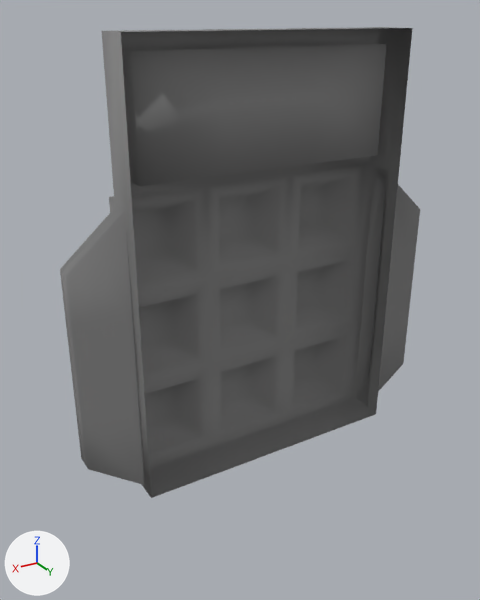
The FBX model Assets/3D Assets/Keypad.fbx as it was, and as the next commit left it.
Before and after are seen from a 50 mm camera at (0.352, 0.553, 0.232) aimed at (0.015, -0.009, -0.049). Every picture has the same lights, and +X, +Y and +Z are marked at lower left. Where no turn or scale is listed for an object, it has been applied to the vertices.

The first picture shows 'Keypad_low001'.
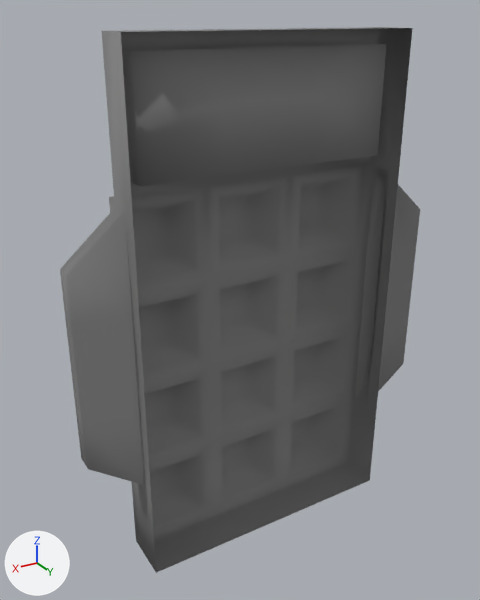
Boxes [x1, y1, x2, y2] around the edits, measured in the pictures (480 x 600 px):
'Keypad_low001', reshaped (16% taller)
    before: [60, 27, 420, 498]
    after: [60, 27, 420, 573]
part 1 of me_mesh, built on
    before: [149, 394, 375, 498]
    after: [131, 394, 376, 573]

The change in detail:
me_mesh is used by ob_keypad_low001; location (0.0, 0.0, 0.0).
me_mesh had 212 vertices, 204 faces and spanned x -0.206..0.206, y -0.041..0.041, z -0.22..0.22.
me_mesh now has 246 vertices, 237 faces and spans x -0.206..0.206, y -0.041..0.041, z -0.32..0.22.
Part 1, on me_mesh:
2 vertices are removed from x -0.05..0.05, y -0.001, z -0.22.
7 faces are deleted.
4 vertices move from x -0.05..0.05, y 0.027..0.041, z -0.22 to x -0.15..0.15, y 0.027..0.041, z -0.32.
18 vertices are added at x -0.137..0.078, y -0.041..0.041, z -0.32..-0.233.
6 new vertices lie (0.0, 0.0, -0.1) away from vertices in x -0.15..0.15, y -0.014..-0.001, z -0.22.
6 new vertices lie (0.074, 0.0, 0.0) away from vertices in x -0.137..0.063, y -0.014, z -0.306..-0.233.
6 new vertices lie (0.044, 0.0, 0.0) away from vertices in x -0.122..0.078, y -0.041, z -0.292..-0.248.
40 new faces join them.
